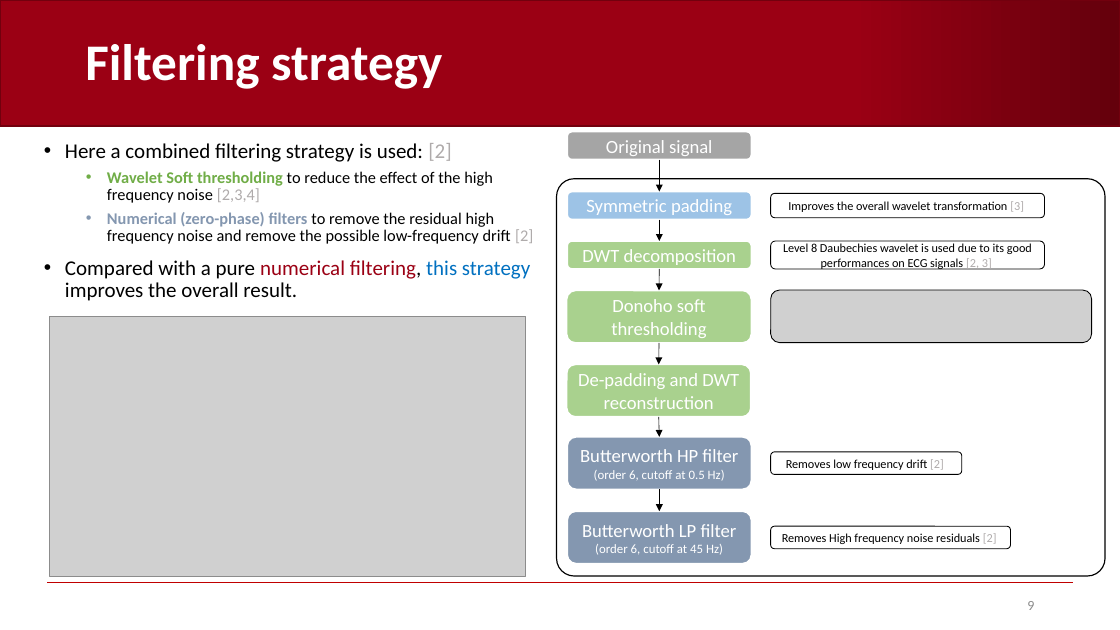
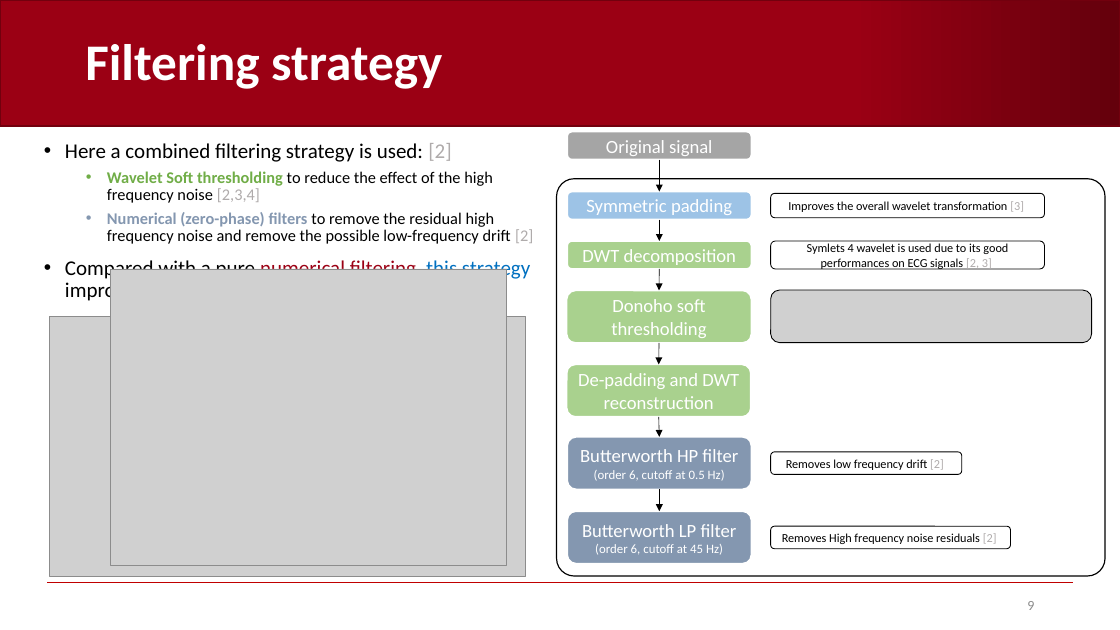
Before and after one commit to AndreaCorrado00/Tesi_magistrale_Corrado_Andrea, a slide deck: slide 9 of Documentation/3. in-depth spectrum analysis.pptx. Drawn at 1120x630 pixels with LibreOffice and Linux fonts; fonts in the diff are those of the drawing; grey boxes stand for pictures; background and template pictures are left out. Boxes give left, top, right and bottom in pixels: in the first picture for what was removed or moved away, otherwise in the second. Text is boxed around its words. In the diff, an @@ line names an element or a change of style, - is before the commit and + after.

```diff
--- a/Documentation/3. in-depth spectrum analysis.pptx
+++ b/Documentation/3. in-depth spectrum analysis.pptx
@@ picture added at <box>111,269,507,565</box> @@
@@ text in rounded rectangle at <box>807,243,1008,270</box>: text changed @@
-Level 8 Daubechies wavelet is used due to its good performances on ECG signals [2, 3]
+Symlets 4 wavelet is used due to its good performances on ECG signals [2, 3]
```
Also in this commit, not shown: 5 other slides changed, 10 other files.
